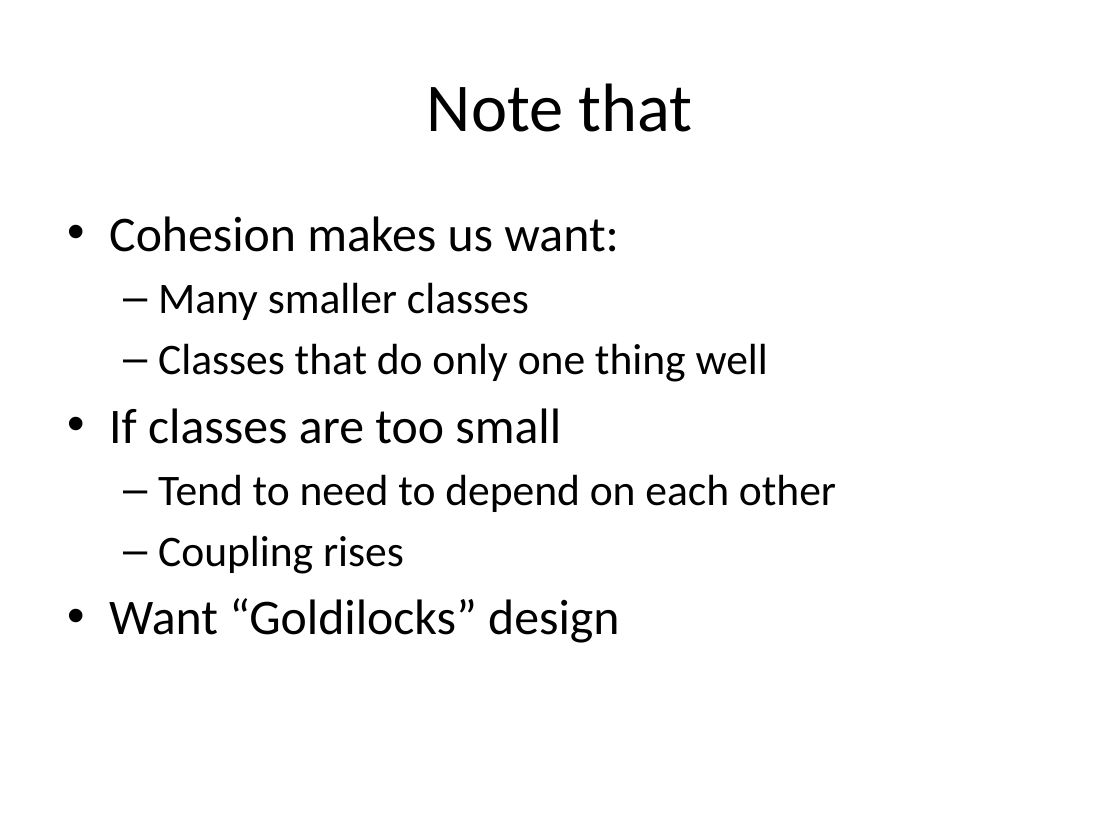
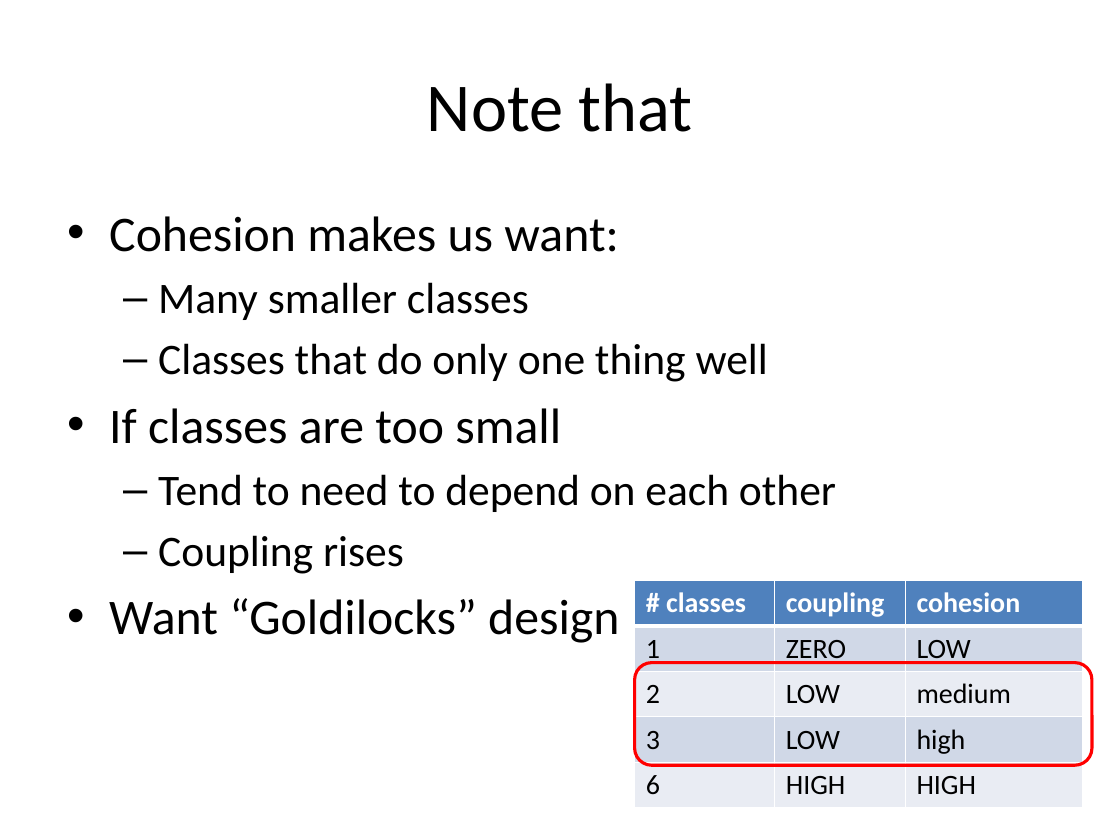
Before and after one commit to RHIT-CSSE/csse220, a slide deck: slide 57 of ClassMaterials/CohesionAndCoupling/Slides/Cohesion_And_Coupling.pptx (slide 56 before the commit). Drawn at 1120x840 pixels with LibreOffice and Linux fonts; fonts in the diff are those of the drawing. Boxes give left, top, right and bottom in pixels: in the first picture for what was removed or moved away, otherwise in the second. Text is boxed around its words. In the diff, an @@ line names an element or a change of style, - is before the commit and + after.

Commit message:
tweaking slides for coupling and cohesion

```diff
--- a/ClassMaterials/CohesionAndCoupling/Slides/Cohesion_And_Coupling.pptx
+++ b/ClassMaterials/CohesionAndCoupling/Slides/Cohesion_And_Coupling.pptx
@@ table added at [635,580,1083,808], 5 rows, 3 columns @@
+# classes | coupling | cohesion
+1 | ZERO | LOW
+2 | LOW | medium
+3 | LOW | high
+6 | HIGH | HIGH
@@ rounded rectangle added at [635,663,1092,766], outline #FF0000 2 pt @@
```
Also in this commit, not shown: 7 other slides changed, 1 slide added.
